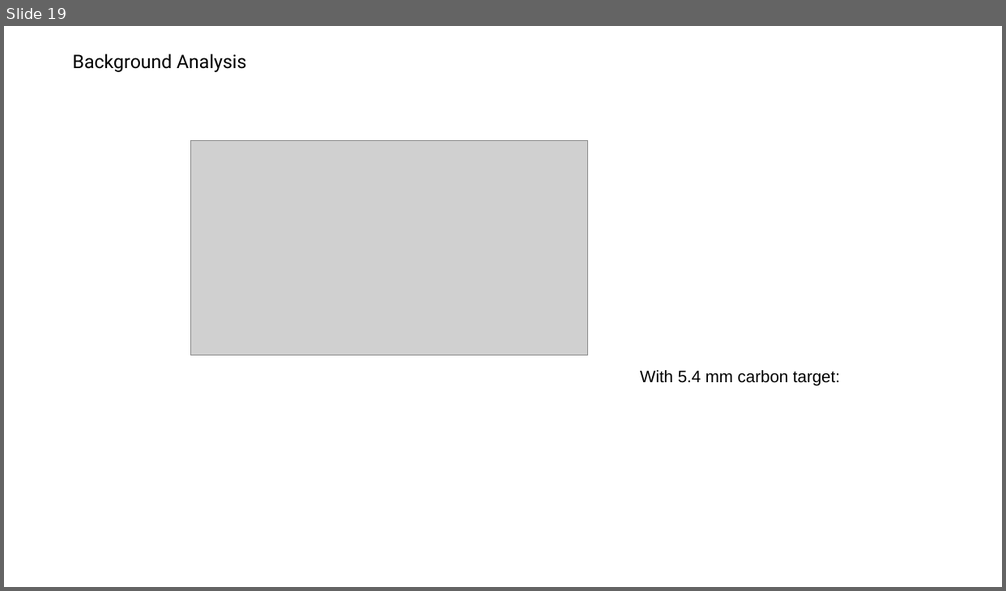
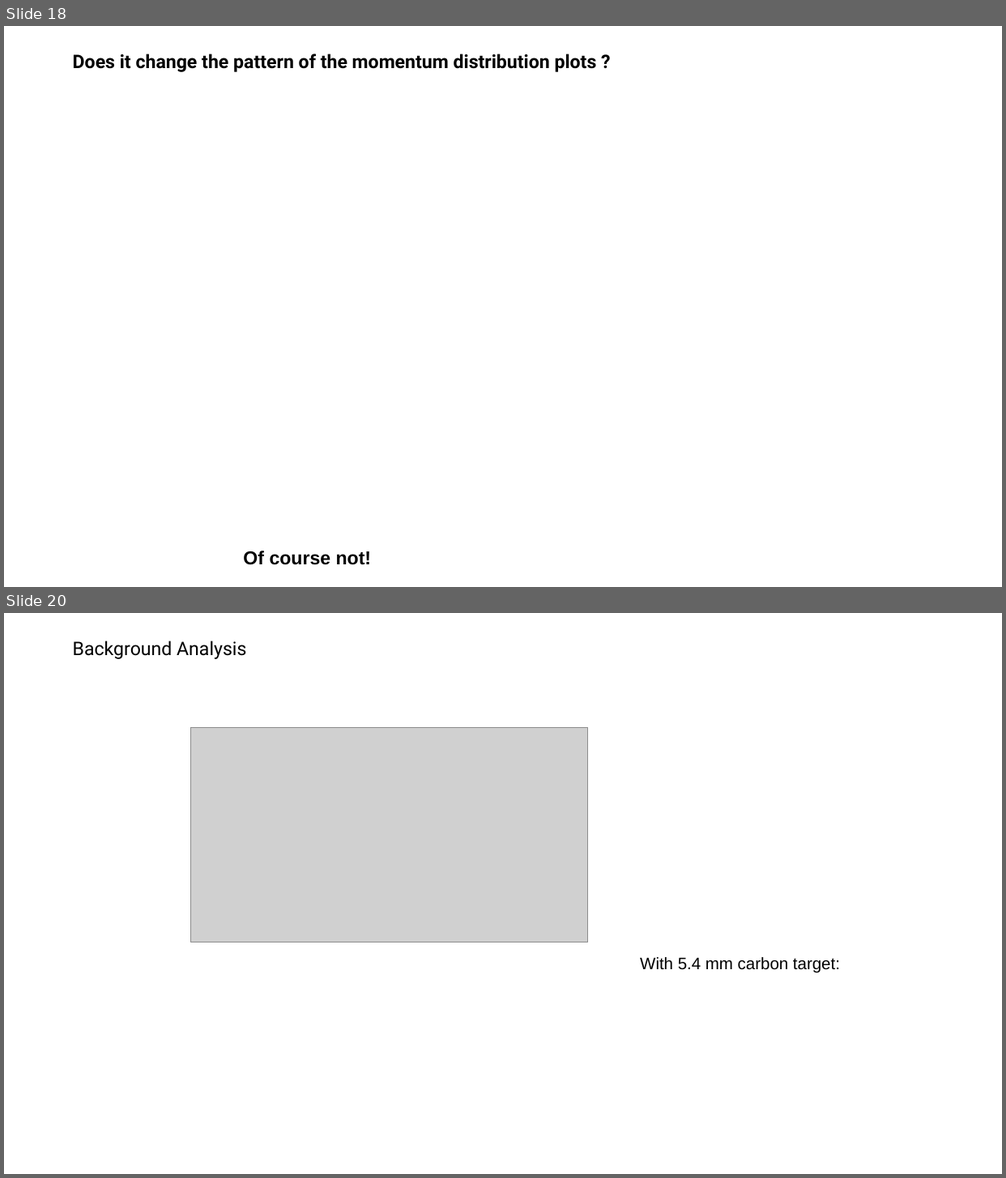
Before and after one commit to jenegger/r3b_wg, a slide deck: presentation_wg.odp. Shown one above the other, each under a label of ours: slide 19 before the commit, slides 18 and 20 after it; the slides between them are not shown. The pictures are 1006x591 and 1006x1178 pixels, drawn with LibreOffice and Linux fonts; fonts in the diff are those of the drawing; grey boxes stand for pictures; background and template pictures are left out. Boxes give left, top, right and bottom in pixels: in the first picture for what was removed or moved away, otherwise in the second. Text is boxed around its words. In the diff, an @@ line names an element or a change of style, - is before the commit and + after.

```diff
--- a/presentation_wg.odp
+++ b/presentation_wg.odp
@@ slide 18 added at [4,26,1002,587], background #FFFFFF @@
@@ title added at [73,54,597,72], 18 pt, text #000000, bold @@
+Does it change the pattern of the momentum distribution plots ?
@@ text added at [243,551,372,565], 18 pt, text #000000, bold @@
+Of course not!
@@ what was slide 19 is now slide 20 @@
```
Also in this commit, not shown: 1 slide changed, 3 other slides added, 3 slides removed, 1 other file.
